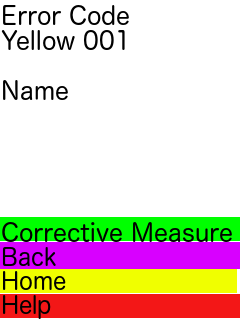
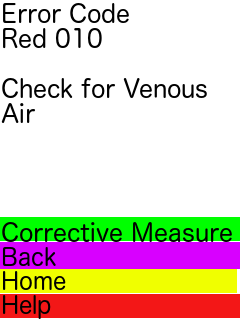
Layered file, before and after one edit (240×320). Changes by layer:
painted on "Error Code ..." over (1, 3, 207, 123)
